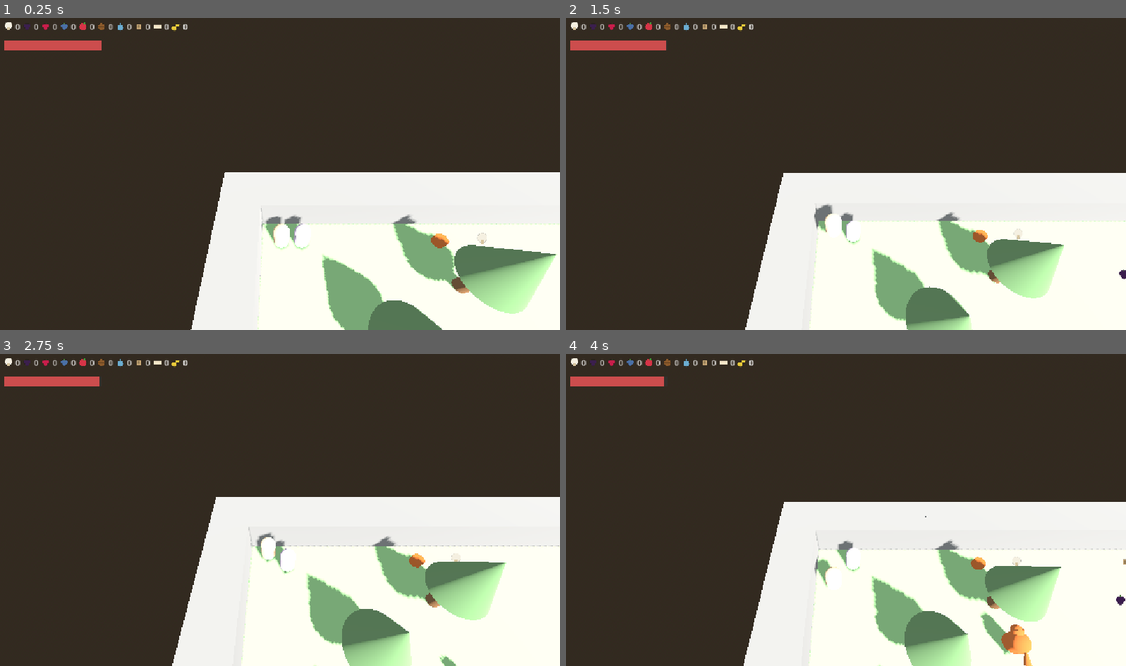
Above: before the commit, frames 1-4 (two rows, left to right).
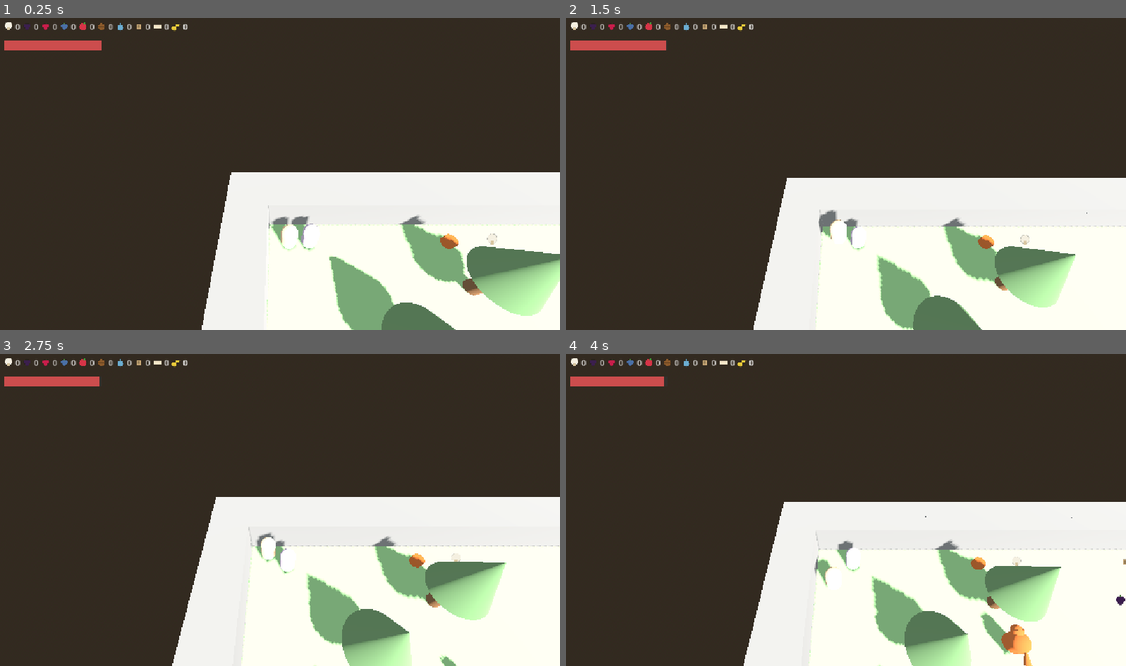
Above: after the commit, the same moments.

Repository: sirdik/zola-game-1
Game: Godot game, scene res://game/world/Forest.tscn
Two runs of this game, one before a commit and one after it. Both use one fixed random seed, a clock stepped at 60 frames per second and the inputs below.
Inputs:
- Up to frame 1 (0.25 s): no input
- Up to frame 2 (1.5 s): tap Enter (p1_action) at 0.5, 0.6 s; hold Up (p1_move_forward) 0.53-1.28 s; tap Space (p1_jump) at 0.77 s; hold Down (p1_move_back) from 1.28 s (still down); tap F (p2_action) at 1.35 s
- Up to frame 3 (2.75 s): tap Space (p1_jump) at 1.52 s; release Down (p1_move_back) at 2.03 s; hold Up (p1_move_forward) from 2.03 s (still down); tap S (p2_move_back) at 2.1 s
- Up to frame 4 (4 s): tap W (p2_move_forward) at 2.85 s; tap Space (p1_jump) at 3.02, 3.77 s; release Up (p1_move_forward) at 3.53 s; hold Down (p1_move_back) from 3.53 s (still down); tap Enter (p1_action) at 3.6 s

The runs differ from the first frame. In frame 1, 4.9% of the frame differs, in the area x 34-100%, y 49-100%; in frame 2, 5.8%, in the area x 31-100%, y 49-100%; in frame 3, less than 0.1%; in frame 4, less than 0.1%.

Commit message:
Fix coop camera teleport, campfire menu, and solo-play second player
- coop_camera.gd: anchor the straggler-teleport on whichever player is
  closest to the midpoint and only move the others, instead of moving
  both players relative to a midpoint that is always equidistant from
  exactly two players.
- campfire.gd/hud.gd: track which player numbers are actually inside
  the campfire's Area3D and only accept that player's own action key
  to open the shared menu, so a distant player's action key can no
  longer pop the menu open and freeze both players. Navigating/
  confirming an already-open menu remains shared, unchanged.
- player.gd: only player 1 auto-joins the "players" group in _ready();
  any other player number joins permanently (and starts moving) only
  the first time they press one of their own keys, so a solo session
  no longer drags a parked, motionless second avatar around.

Co-Authored-By: Claude Sonnet 5 <noreply@anthropic.com>
Claude-Session: https://claude.ai/code/session_014rTmxJaND9vaABnW6Byv9U

Diff:
--- a/game/camera/coop_camera.gd
+++ b/game/camera/coop_camera.gd
@@ -19,7 +19,7 @@
 	global_position = global_position.lerp(midpoint, move_t)
 
 	var spread := _compute_max_spread(players, midpoint)
-	_teleport_stragglers(players, midpoint, spread)
+	_teleport_stragglers(players)
 
 	var target_spring_length: float = clamp(min_spring_length + spread * 0.5, min_spring_length, max_spring_length)
 	var zoom_t: float = clamp(zoom_speed * delta, 0.0, 1.0)
@@ -44,11 +44,25 @@
 		max_dist = max(max_dist, p.global_position.distance_to(midpoint))
 	return max_dist
 
-func _teleport_stragglers(players: Array[Node3D], midpoint: Vector3, spread: float) -> void:
-	if spread <= max_player_spread or players.size() < 2:
+func _teleport_stragglers(players: Array[Node3D]) -> void:
+	if players.size() < 2:
 		return
+	var anchor := _find_anchor(players)
 	for p in players:
-		var to_player := p.global_position - midpoint
+		if p == anchor:
+			continue
+		var to_player := p.global_position - anchor.global_position
 		to_player.y = 0.0
 		if to_player.length() > max_player_spread:
-			p.global_position = midpoint + to_player.normalized() * (max_player_spread * 0.6) + Vector3(0, 0.05, 0)
+			p.global_position = anchor.global_position + to_player.normalized() * (max_player_spread * 0.6) + Vector3(0, 0.05, 0)
+
+func _find_anchor(players: Array[Node3D]) -> Node3D:
+	var midpoint := _compute_midpoint(players)
+	var anchor: Node3D = players[0]
+	var best_dist := INF
+	for p in players:
+		var dist: float = p.global_position.distance_to(midpoint)
+		if dist < best_dist:
+			best_dist = dist
+			anchor = p
+	return anchor
--- a/game/cooking/campfire.gd
+++ b/game/cooking/campfire.gd
@@ -1,6 +1,8 @@
 extends Area3D
 
-var _players_in_range: int = 0
+const PlayerScript = preload("res://game/player/player.gd")
+
+var _players_in_range: Dictionary = {}
 var _hud: Node = null
 
 func _ready() -> void:
@@ -12,20 +14,23 @@
 	var huds := get_tree().get_nodes_in_group("hud")
 	if huds.size() > 0:
 		_hud = huds[0]
-		if _players_in_range > 0:
-			_hud.set_near_campfire(true)
+		_notify_hud()
 
 func _on_body_entered(body: Node3D) -> void:
-	if body.is_in_group("players"):
-		_players_in_range += 1
-		if _hud != null and _players_in_range == 1:
-			_hud.set_near_campfire(true)
+	var player := body as PlayerScript
+	if player != null:
+		_players_in_range[player.player_number] = true
+		_notify_hud()
 
 func _on_body_exited(body: Node3D) -> void:
-	if body.is_in_group("players"):
-		_players_in_range = max(0, _players_in_range - 1)
-		if _hud != null and _players_in_range == 0:
-			_hud.set_near_campfire(false)
+	var player := body as PlayerScript
+	if player != null:
+		_players_in_range.erase(player.player_number)
+		_notify_hud()
+
+func _notify_hud() -> void:
+	if _hud != null:
+		_hud.set_near_campfire(_players_in_range.keys())
 
 func _process(_delta: float) -> void:
 	if _hud == null:
--- a/game/player/player.gd
+++ b/game/player/player.gd
@@ -17,13 +17,20 @@
 var _knockback_timer: float = 0.0
 
 func _ready() -> void:
-	add_to_group("players")
+	if player_number == 1:
+		add_to_group("players")
 	var mesh_instance: MeshInstance3D = $MeshInstance3D
 	var material := StandardMaterial3D.new()
 	material.albedo_color = Palette.PEACH if player_number == 1 else Palette.LAVENDER
 	mesh_instance.material_override = material
 
 func _physics_process(delta: float) -> void:
+	if player_number != 1 and not is_in_group("players"):
+		if _has_own_input_pressed():
+			add_to_group("players")
+		else:
+			return
+
 	if not is_on_floor():
 		velocity.y -= _gravity * delta
 	elif not Game.ui_blocking and Input.is_action_just_pressed(_action("jump")):
@@ -47,6 +54,16 @@
 			Game.drain(IDLE_DRAIN * delta)
 
 	move_and_slide()
+
+func _has_own_input_pressed() -> bool:
+	return (
+		Input.is_action_pressed(_action("move_forward"))
+		or Input.is_action_pressed(_action("move_back"))
+		or Input.is_action_pressed(_action("move_left"))
+		or Input.is_action_pressed(_action("move_right"))
+		or Input.is_action_pressed(_action("jump"))
+		or Input.is_action_pressed(_action("action"))
+	)
 
 func apply_knockback(direction: Vector3, force: float, duration: float = 0.3) -> void:
 	_knockback_velocity = Vector3(direction.x, 0.0, direction.z).normalized() * force
--- a/game/ui/hud.gd
+++ b/game/ui/hud.gd
@@ -46,11 +46,11 @@
 func _on_energy_changed(value: float) -> void:
 	energy_bar_fill.size.x = ENERGY_BAR_WIDTH * (value / Game.MAX_ENERGY)
 
-var _near_campfire: bool = false
+var _near_campfire_players: Array = []
 
-func set_near_campfire(value: bool) -> void:
-	_near_campfire = value
-	if not value and eat_menu.visible:
+func set_near_campfire(player_numbers: Array) -> void:
+	_near_campfire_players = player_numbers
+	if _near_campfire_players.is_empty() and eat_menu.visible:
 		close_eat_menu()
 
 func open_eat_menu() -> void:
@@ -129,6 +129,12 @@
 func _any_action_pressed() -> bool:
 	return Input.is_action_just_pressed("p1_action") or Input.is_action_just_pressed("p2_action")
 
+func _any_nearby_action_pressed() -> bool:
+	for player_number in _near_campfire_players:
+		if Input.is_action_just_pressed("p%d_action" % player_number):
+			return true
+	return false
+
 func _any_menu_next_pressed() -> bool:
 	return Input.is_action_just_pressed("p1_move_back") or Input.is_action_just_pressed("p2_move_back")
 
@@ -161,5 +167,5 @@
 				var recipe_data := Recipes.get_by_id(entry["id"])
 				Game.try_cook(recipe_data["ingredients"], recipe_data["energy_cooked"])
 				close_eat_menu()
-	elif _near_campfire and _any_action_pressed():
+	elif _any_nearby_action_pressed():
 		open_eat_menu()
